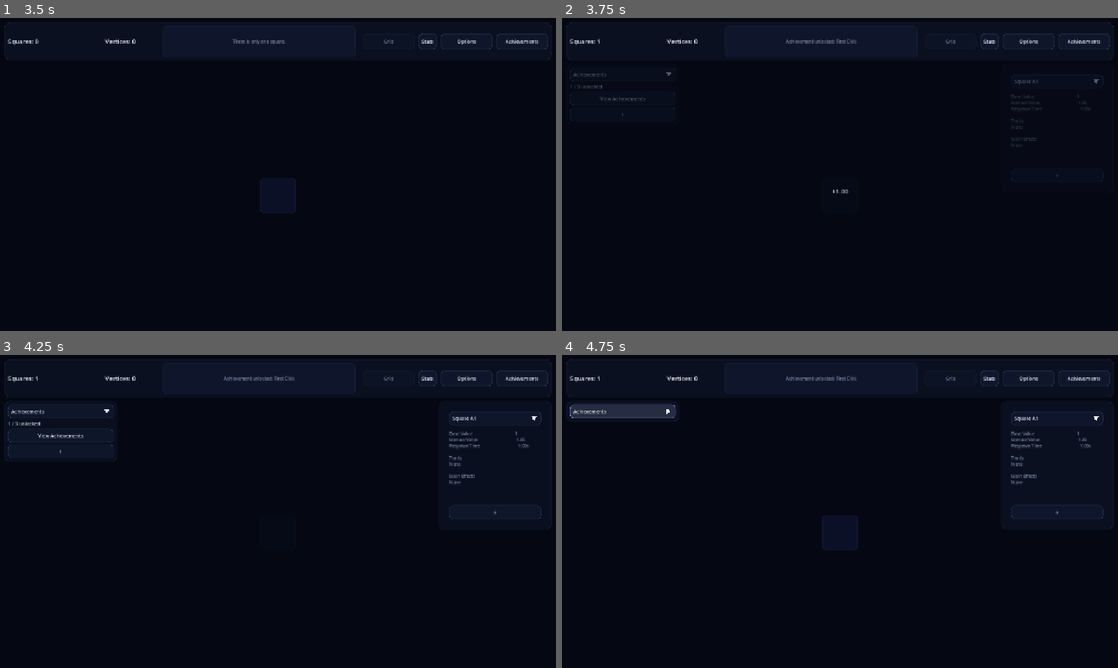
Above: before the commit, frames 1-4 (two rows, left to right).
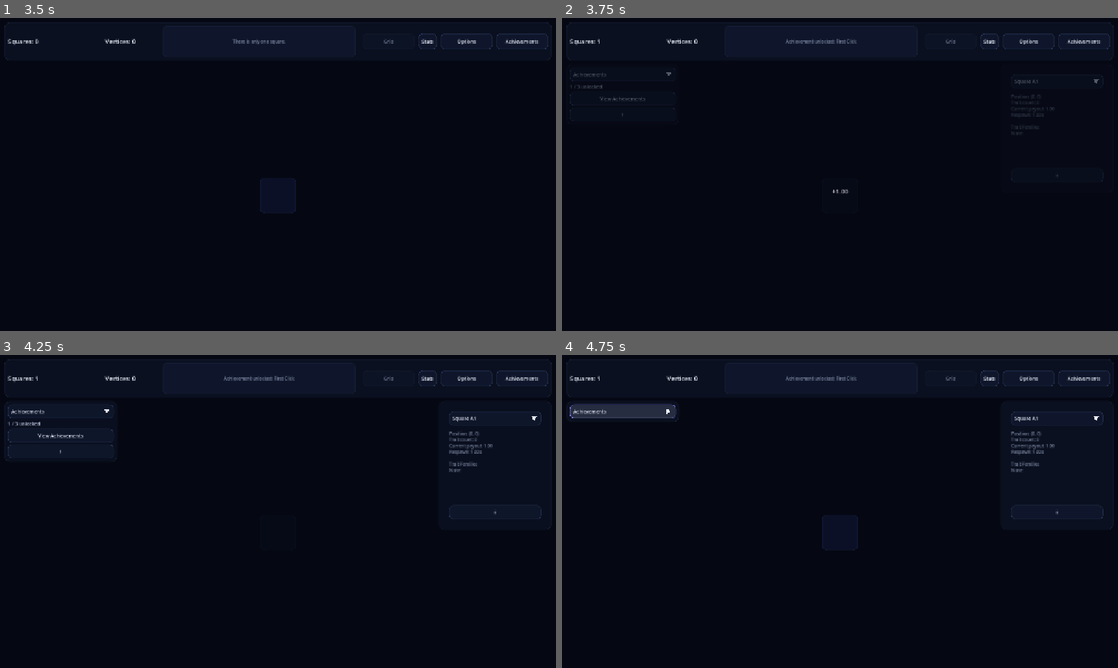
Above: after the commit, the same moments.

Repository: franciscoCapa27/Squared_2
Game: Godot game, scene res://scenes/main/Main.tscn
The game is run twice, just before and just after one commit, with the same random seed, the same clock (stepped at 60 frames per second) and the same inputs.
Inputs (mouse positions are in pixels of both pictures, inside the frame that each line leads up to):
- Up to frame 1 (3.5 s): click "Stats" at 0.5 s; click "Grid" at 1.25 s; click "Achievements" at 2 s; click "Grid" at 2.75 s
- Up to frame 2 (3.75 s): click (840, 196) at 3.5 s
- Up to frame 3 (4.25 s): no input
- Up to frame 4 (4.75 s): click "Achievements" at 4.25 s

Frame 1 is identical in both runs. In frame 2, less than 0.1% of the frame differs, in the area x 80-95%, y 24-42%; in frame 3, 0.3%; in frame 4, 0.3%, in the area x 80-96%, y 24-42%.

Commit message:
feat(ui): redesign Square Details presentation (#178)
Show selected-square identity metrics and grouped family Trait summaries using existing SquareData and calculator values.

Diff:
--- a/squared-2/scenes/main/Main.tscn
+++ b/squared-2/scenes/main/Main.tscn
@@ -790,6 +790,7 @@
 layout_mode = 2
 size_flags_vertical = 3
 bbcode_enabled = true
+scroll_active = true
 text = "No square selected."
 
 [node name="SelectedSquareHelp" parent="RootMargin/MainVBox/BodyHBox/RightPanel/SquareDetailsPanel/SideMargin/SideVbox" instance=ExtResource("10_contextual_help")]
--- a/squared-2/scripts/ui/square_details_panel.gd
+++ b/squared-2/scripts/ui/square_details_panel.gd
@@ -61,26 +61,97 @@
 	var manual_payout: float = SquareCalculator.calculate_manual_payout(square_data)
 	var respawn_time: float = SquareCalculator.calculate_respawn_time(square_data)
 
-	var trait_stack_text: String = square_data.get_family_stack_summary()
-
-	if trait_stack_text == "":
-		trait_stack_text = "None"
-
-	var trait_effect_text: String = square_data.get_trait_effect_summary_text()
-
-	if trait_effect_text == "":
-		trait_effect_text = "No active trait effects."
-
 	return (
-		"Base Value                                      %s\n" % NumberFormatter.amount(square_data.base_value)
-		+ "Manual Value                                  %s\n" % NumberFormatter.amount(manual_payout)
-		+ "Respawn Time                                  %s\n\n" % NumberFormatter.seconds(respawn_time)
-		+ "Traits\n%s\n\n" % trait_stack_text
-		+ "Main Effects\n%s" % trait_effect_text
+		"Position: (%s, %s)\n" % [square_data.grid_x, square_data.grid_y]
+		+ "Trait count: %s\n" % NumberFormatter.integer_amount(square_data.get_trait_count())
+		+ "Current payout: %s\n" % NumberFormatter.amount(manual_payout)
+		+ "Respawn: %s\n\n" % NumberFormatter.seconds(respawn_time)
+		+ "Trait Families\n%s" % _build_family_summary_text(square_data)
 	)
 
-func _format_string_array(values: Array[String]) -> String:
-	if values.is_empty():
+
+func _build_family_summary_text(square_data: SquareData) -> String:
+	if square_data.traits.is_empty():
 		return "None"
 
-	return ", ".join(values)
+	var family_groups: Dictionary = {}
+	for trait_iter: TraitInstance in square_data.traits:
+		if trait_iter == null or trait_iter.definition == null:
+			continue
+
+		var family_key: String = trait_iter.definition.family_id.strip_edges()
+		if family_key == "":
+			family_key = trait_iter.definition.id
+
+		if not family_groups.has(family_key):
+			family_groups[family_key] = {
+				"display_name": _get_family_display_name(trait_iter),
+				"count": 0,
+				"max_rarity": -1,
+				"effects": []
+			}
+
+		var family_info: Dictionary = family_groups[family_key]
+		family_info["count"] = int(family_info["count"]) + 1
+		family_info["max_rarity"] = maxi(
+			int(family_info["max_rarity"]),
+			int(trait_iter.definition.rarity)
+		)
+		var effects: Array[String] = family_info["effects"] as Array[String]
+		for effect_line: String in trait_iter.get_effect_summary_lines():
+			if not effects.has(effect_line):
+				effects.append(effect_line)
+		family_info["effects"] = effects
+		family_groups[family_key] = family_info
+
+	var lines: Array[String] = []
+	for family_key: String in family_groups.keys():
+		var family_info: Dictionary = family_groups[family_key]
+		var rarity_name: String = TraitDefinition.rarity_name_from_value(
+			int(family_info["max_rarity"])
+		)
+		lines.append(
+			"%s %s (%s)" % [
+				family_info["display_name"],
+				_to_roman(int(family_info["count"])),
+				rarity_name
+			]
+		)
+
+		var effects: Array[String] = family_info["effects"] as Array[String]
+		if effects.is_empty():
+			lines.append("  No active effects.")
+			continue
+
+		for effect_line: String in effects:
+			lines.append("  %s" % effect_line)
+
+	return "\n".join(lines)
+
+
+func _get_family_display_name(trait_iter: TraitInstance) -> String:
+	var family_display_name: String = trait_iter.definition.family_display_name.strip_edges()
+	if family_display_name != "":
+		return family_display_name
+
+	if trait_iter.definition.family_id.strip_edges() != "":
+		return trait_iter.definition.family_id
+
+	return trait_iter.definition.id
+
+
+func _to_roman(value: int) -> String:
+	var remaining: int = maxi(1, value)
+	var result: String = ""
+	var numerals: Array[Array] = [
+		[1000, "M"], [900, "CM"], [500, "D"], [400, "CD"],
+		[100, "C"], [90, "XC"], [50, "L"], [40, "XL"],
+		[10, "X"], [9, "IX"], [5, "V"], [4, "IV"], [1, "I"]
+	]
+
+	for numeral: Array in numerals:
+		while remaining >= int(numeral[0]):
+			result += numeral[1]
+			remaining -= int(numeral[0])
+
+	return result
